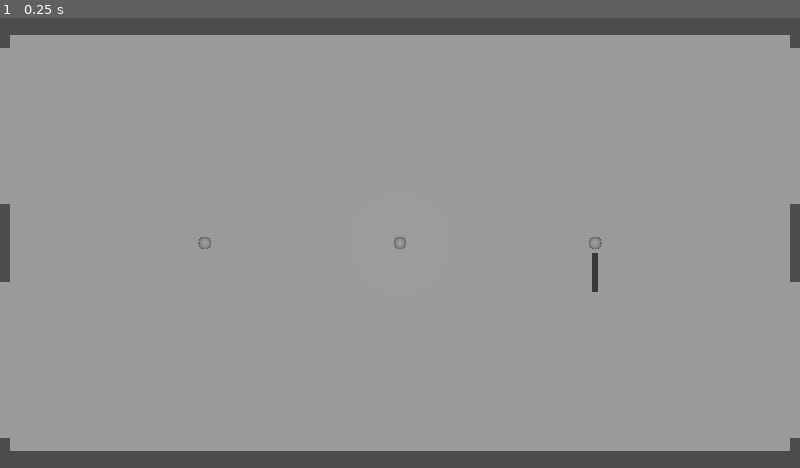
Above: before the commit, frame 1.
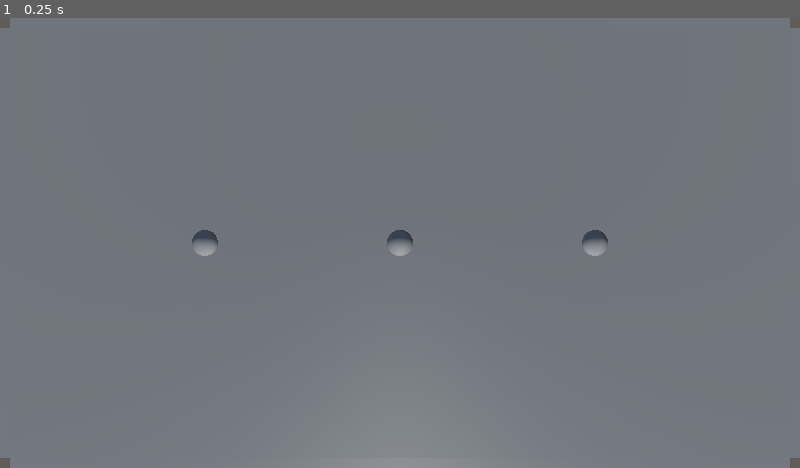
Above: after the commit, the same moment.

Repository: pietrodeluca1997/puck-smashers
Game: Godot game, scene res://Features/Arena/Levels/PrototypeArena.tscn
The game is run twice, just before and just after one commit, with the same random seed, the same clock (stepped at 60 frames per second) and the same inputs.
Inputs:
- Up to frame 1 (0.25 s): no input

The runs differ from the first frame. In frame 1, 99% of the frame differs, in the area x 0-100%, y 0-100%.

Commit message:
Melhoria na física e nas colisões dos RigidBodies - Filtro de máscara de colisão para permitir uma colisão específica para o mouse para uma melhor experiência de jogo.

Diff:
--- a/Features/Arena/Levels/PrototypeArena.tscn
+++ b/Features/Arena/Levels/PrototypeArena.tscn
@@ -1,12 +1,31 @@
-[gd_scene load_steps=23 format=3 uid="uid://cqnys0gdbmb0f"]
+[gd_scene load_steps=27 format=3 uid="uid://cqnys0gdbmb0f"]
 
 [ext_resource type="Script" uid="uid://dkoj1ylx1b6db" path="res://Features/Player/Scripts/Player.gd" id="1_lxhs6"]
 
+[sub_resource type="PhysicsMaterial" id="PhysicsMaterial_voni2"]
+bounce = 1.0
+
+[sub_resource type="SphereShape3D" id="SphereShape3D_lxhs6"]
+radius = 1.0
+
+[sub_resource type="SphereMesh" id="SphereMesh_lxhs6"]
+radius = 1.0
+height = 2.0
+
+[sub_resource type="PhysicsMaterial" id="PhysicsMaterial_lxhs6"]
+bounce = 0.7
+
+[sub_resource type="SphereShape3D" id="SphereShape3D_voni2"]
+radius = 1.5
+
+[sub_resource type="PhysicsMaterial" id="PhysicsMaterial_ypwgc"]
+bounce = 0.7
+
 [sub_resource type="QuadMesh" id="QuadMesh_su7we"]
-size = Vector2(60, 30)
+size = Vector2(62, 33)
 
 [sub_resource type="ConvexPolygonShape3D" id="ConvexPolygonShape3D_lxhs6"]
-points = PackedVector3Array(30, 15, 0, 30, -15, 0, -30, 15, 0, -30, -15, 0)
+points = PackedVector3Array(31, 16.5, 0, 31, -16.5, 0, -31, 16.5, 0, -31, -16.5, 0)
 
 [sub_resource type="BoxMesh" id="BoxMesh_su7we"]
 size = Vector3(60, 2, 1)
@@ -32,120 +51,41 @@
 [sub_resource type="ConvexPolygonShape3D" id="ConvexPolygonShape3D_ypwgc"]
 points = PackedVector3Array(-0.5, -1, -6, 0.5, -1, -6, -0.5, -1, 6, -0.5, 1, -6, 0.5, 1, -6, 0.5, -1, 6, -0.5, 1, 6, 0.5, 1, 6)
 
-[sub_resource type="PhysicsMaterial" id="PhysicsMaterial_voni2"]
-bounce = 1.0
-
-[sub_resource type="SphereShape3D" id="SphereShape3D_lxhs6"]
-
-[sub_resource type="SphereMesh" id="SphereMesh_lxhs6"]
+[sub_resource type="BoxShape3D" id="BoxShape3D_lxhs6"]
+size = Vector3(1, 2, 9)
+
+[sub_resource type="ProceduralSkyMaterial" id="ProceduralSkyMaterial_lxhs6"]
+
+[sub_resource type="Sky" id="Sky_voni2"]
+sky_material = SubResource("ProceduralSkyMaterial_lxhs6")
+
+[sub_resource type="Environment" id="Environment_su7we"]
+background_mode = 2
+sky = SubResource("Sky_voni2")
+
+[sub_resource type="StyleBoxFlat" id="StyleBoxFlat_lxhs6"]
+bg_color = Color(0.172833, 0.172833, 0.172833, 1)
+
+[sub_resource type="StyleBoxFlat" id="StyleBoxFlat_voni2"]
+bg_color = Color(7.73702e-06, 0.493355, 0.0916723, 1)
 
 [sub_resource type="ViewportTexture" id="ViewportTexture_lxhs6"]
-viewport_path = NodePath("SubViewport")
+viewport_path = NodePath("HUD/SubViewport")
 
 [sub_resource type="StandardMaterial3D" id="StandardMaterial3D_lxhs6"]
 resource_local_to_scene = true
 albedo_texture = SubResource("ViewportTexture_lxhs6")
 
 [sub_resource type="PlaneMesh" id="PlaneMesh_lxhs6"]
-size = Vector2(0.5, 3)
-
-[sub_resource type="PhysicsMaterial" id="PhysicsMaterial_lxhs6"]
-bounce = 0.25
-
-[sub_resource type="PhysicsMaterial" id="PhysicsMaterial_ypwgc"]
-bounce = 0.25
-
-[sub_resource type="Environment" id="Environment_su7we"]
-
-[sub_resource type="StyleBoxFlat" id="StyleBoxFlat_lxhs6"]
-bg_color = Color(0.172833, 0.172833, 0.172833, 1)
-
-[sub_resource type="StyleBoxFlat" id="StyleBoxFlat_voni2"]
-bg_color = Color(7.73702e-06, 0.493355, 0.0916723, 1)
+size = Vector2(1, 4)
 
 [node name="PrototypeArena" type="Node3D"]
 
-[node name="Floor" type="Node3D" parent="."]
-
-[node name="MeshInstance3D" type="MeshInstance3D" parent="Floor"]
-transform = Transform3D(1, 0, 0, 0, -4.37114e-08, 1, 0, -1, -4.37114e-08, 0, 0, 0)
-mesh = SubResource("QuadMesh_su7we")
-
-[node name="StaticBody3D" type="StaticBody3D" parent="Floor/MeshInstance3D"]
-
-[node name="CollisionShape3D" type="CollisionShape3D" parent="Floor/MeshInstance3D/StaticBody3D"]
-shape = SubResource("ConvexPolygonShape3D_lxhs6")
-
-[node name="NorthSideWall" type="Node3D" parent="."]
-transform = Transform3D(1, 0, 0, 0, 1, 0, 0, 0, 1, 0, 1, -15.5)
-
-[node name="MeshInstance3D" type="MeshInstance3D" parent="NorthSideWall"]
-mesh = SubResource("BoxMesh_su7we")
-
-[node name="StaticBody3D" type="StaticBody3D" parent="NorthSideWall/MeshInstance3D"]
-
-[node name="CollisionShape3D" type="CollisionShape3D" parent="NorthSideWall/MeshInstance3D/StaticBody3D"]
-shape = SubResource("ConvexPolygonShape3D_voni2")
-
-[node name="SouthSideWall" type="Node3D" parent="."]
-transform = Transform3D(1, 0, 0, 0, 1, 0, 0, 0, 1, 0, 1, 15.5)
-
-[node name="MeshInstance3D" type="MeshInstance3D" parent="SouthSideWall"]
-mesh = SubResource("BoxMesh_su7we")
-
-[node name="StaticBody3D" type="StaticBody3D" parent="SouthSideWall/MeshInstance3D"]
-
-[node name="CollisionShape3D" type="CollisionShape3D" parent="SouthSideWall/MeshInstance3D/StaticBody3D"]
-shape = SubResource("ConvexPolygonShape3D_ue6p7")
-
-[node name="LeftNorthGoalWall" type="Node3D" parent="."]
-transform = Transform3D(1, 0, 0, 0, 1, 0, 0, 0, 1, -30.5, 1, -9)
-
-[node name="MeshInstance3D" type="MeshInstance3D" parent="LeftNorthGoalWall"]
-mesh = SubResource("BoxMesh_lxhs6")
-
-[node name="StaticBody3D" type="StaticBody3D" parent="LeftNorthGoalWall/MeshInstance3D"]
-
-[node name="CollisionShape3D" type="CollisionShape3D" parent="LeftNorthGoalWall/MeshInstance3D/StaticBody3D"]
-shape = SubResource("ConvexPolygonShape3D_xnax1")
-
-[node name="LeftSouthGoalWall" type="Node3D" parent="."]
-transform = Transform3D(1, 0, 0, 0, 1, 0, 0, 0, 1, -30.5, 1, 9)
-
-[node name="MeshInstance3D" type="MeshInstance3D" parent="LeftSouthGoalWall"]
-mesh = SubResource("BoxMesh_lxhs6")
-
-[node name="StaticBody3D" type="StaticBody3D" parent="LeftSouthGoalWall/MeshInstance3D"]
-
-[node name="CollisionShape3D" type="CollisionShape3D" parent="LeftSouthGoalWall/MeshInstance3D/StaticBody3D"]
-shape = SubResource("ConvexPolygonShape3D_7nguq")
-
-[node name="RightSouthGoalWall" type="Node3D" parent="."]
-transform = Transform3D(1, 0, 0, 0, 1, 0, 0, 0, 1, 30.5, 1, 9)
-
-[node name="MeshInstance3D" type="MeshInstance3D" parent="RightSouthGoalWall"]
-mesh = SubResource("BoxMesh_lxhs6")
-
-[node name="StaticBody3D" type="StaticBody3D" parent="RightSouthGoalWall/MeshInstance3D"]
-
-[node name="CollisionShape3D" type="CollisionShape3D" parent="RightSouthGoalWall/MeshInstance3D/StaticBody3D"]
-shape = SubResource("ConvexPolygonShape3D_gtda5")
-
-[node name="RightNorthGoalWall" type="Node3D" parent="."]
-transform = Transform3D(1, 0, 0, 0, 1, 0, 0, 0, 1, 30.5, 1, -9)
-
-[node name="MeshInstance3D" type="MeshInstance3D" parent="RightNorthGoalWall"]
-mesh = SubResource("BoxMesh_lxhs6")
-
-[node name="StaticBody3D" type="StaticBody3D" parent="RightNorthGoalWall/MeshInstance3D"]
-
-[node name="CollisionShape3D" type="CollisionShape3D" parent="RightNorthGoalWall/MeshInstance3D/StaticBody3D"]
-shape = SubResource("ConvexPolygonShape3D_ypwgc")
-
 [node name="Ball" type="Node3D" parent="."]
-transform = Transform3D(1, 0, 0, 0, 1, 0, 0, 0, 1, 0, 0.5, 0)
+transform = Transform3D(1, 0, 0, 0, 1, 0, 0, 0, 1, 0, 1, 0)
 
 [node name="RigidBody3D" type="RigidBody3D" parent="Ball"]
+axis_lock_linear_y = true
 physics_material_override = SubResource("PhysicsMaterial_voni2")
 continuous_cd = true
 
@@ -156,21 +96,22 @@
 mesh = SubResource("SphereMesh_lxhs6")
 skeleton = NodePath("../..")
 
-[node name="ArrowPivot" type="Node3D" parent="."]
-transform = Transform3D(1, 0, 0, 0, 1, 0, 0, 0, 1, 14.9988, 2.50138, -0.0424843)
-
-[node name="ArrowMesh3D" type="MeshInstance3D" parent="ArrowPivot"]
-transform = Transform3D(1, 0, 0, 0, 1, 0, 0, 0, 1, 0.000518799, 0.00369263, 2.30493)
-material_override = SubResource("StandardMaterial3D_lxhs6")
-mesh = SubResource("PlaneMesh_lxhs6")
-skeleton = NodePath("../../Player")
-
 [node name="Player" type="RigidBody3D" parent="."]
-transform = Transform3D(1, 0, 0, 0, 1, 0, 0, 0, 1, 15, 0.5, 0)
+transform = Transform3D(1, 0, 0, 0, 1, 0, 0, 0, 1, 15, 1, 0)
+axis_lock_linear_y = true
 physics_material_override = SubResource("PhysicsMaterial_lxhs6")
 continuous_cd = true
-max_contacts_reported = 2
+contact_monitor = true
+max_contacts_reported = 1
 script = ExtResource("1_lxhs6")
+
+[node name="PlayerInteractArea" type="Area3D" parent="Player"]
+transform = Transform3D(1, -2.90045e-05, -0.00101029, 3.02329e-05, 0.999999, 0.00122514, 0.00101026, -0.00122517, 0.999999, 0, 0, 0)
+collision_layer = 2
+collision_mask = 2
+
+[node name="CollisionShape3D" type="CollisionShape3D" parent="Player/PlayerInteractArea"]
+shape = SubResource("SphereShape3D_voni2")
 
 [node name="CollisionShape3D" type="CollisionShape3D" parent="Player"]
 shape = SubResource("SphereShape3D_lxhs6")
@@ -180,9 +121,10 @@
 skeleton = NodePath("../..")
 
 [node name="Bot" type="Node3D" parent="."]
-transform = Transform3D(1, 0, 0, 0, 1, 0, 0, 0, 1, -15, 0.5, 0)
+transform = Transform3D(1, 0, 0, 0, 1, 0, 0, 0, 1, -15, 1, 0)
 
 [node name="RigidBody3D" type="RigidBody3D" parent="Bot"]
+axis_lock_linear_y = true
 physics_material_override = SubResource("PhysicsMaterial_ypwgc")
 continuous_cd = true
 max_contacts_reported = 5
@@ -199,15 +141,112 @@
 projection = 1
 size = 34.6
 
-[node name="WorldEnvironment" type="WorldEnvironment" parent="."]
+[node name="Arena" type="Node" parent="."]
+
+[node name="Floor" type="Node3D" parent="Arena"]
+
+[node name="MeshInstance3D" type="MeshInstance3D" parent="Arena/Floor"]
+transform = Transform3D(1, 0, 0, 0, -4.37114e-08, 1, 0, -1, -4.37114e-08, 0.032896, 0.0159636, 0.00293732)
+mesh = SubResource("QuadMesh_su7we")
+
+[node name="StaticBody3D" type="StaticBody3D" parent="Arena/Floor/MeshInstance3D"]
+
+[node name="CollisionShape3D" type="CollisionShape3D" parent="Arena/Floor/MeshInstance3D/StaticBody3D"]
+shape = SubResource("ConvexPolygonShape3D_lxhs6")
+
+[node name="NorthSideWall" type="Node3D" parent="Arena"]
+transform = Transform3D(1, 0, 0, 0, 1, 0, 0, 0, 1, 0, 1, -17)
+
+[node name="MeshInstance3D" type="MeshInstance3D" parent="Arena/NorthSideWall"]
+mesh = SubResource("BoxMesh_su7we")
+
+[node name="StaticBody3D" type="StaticBody3D" parent="Arena/NorthSideWall/MeshInstance3D"]
+
+[node name="CollisionShape3D" type="CollisionShape3D" parent="Arena/NorthSideWall/MeshInstance3D/StaticBody3D"]
+shape = SubResource("ConvexPolygonShape3D_voni2")
+
+[node name="SouthSideWall" type="Node3D" parent="Arena"]
+transform = Transform3D(1, 0, 0, 0, 1, 0, 0, 0, 1, 0, 1, 17)
+
+[node name="MeshInstance3D" type="MeshInstance3D" parent="Arena/SouthSideWall"]
+mesh = SubResource("BoxMesh_su7we")
+
+[node name="StaticBody3D" type="StaticBody3D" parent="Arena/SouthSideWall/MeshInstance3D"]
+
+[node name="CollisionShape3D" type="CollisionShape3D" parent="Arena/SouthSideWall/MeshInstance3D/StaticBody3D"]
+shape = SubResource("ConvexPolygonShape3D_ue6p7")
+
+[node name="LeftNorthGoalWall" type="Node3D" parent="Arena"]
+transform = Transform3D(1, 0, 0, 0, 1, 0, 0, 0, 1, -30.5, 1, -10.5)
+
+[node name="MeshInstance3D" type="MeshInstance3D" parent="Arena/LeftNorthGoalWall"]
+mesh = SubResource("BoxMesh_lxhs6")
+
+[node name="StaticBody3D" type="StaticBody3D" parent="Arena/LeftNorthGoalWall/MeshInstance3D"]
+
+[node name="CollisionShape3D" type="CollisionShape3D" parent="Arena/LeftNorthGoalWall/MeshInstance3D/StaticBody3D"]
+shape = SubResource("ConvexPolygonShape3D_xnax1")
+
+[node name="LeftSouthGoalWall" type="Node3D" parent="Arena"]
+transform = Transform3D(1, 0, 0, 0, 1, 0, 0, 0, 1, -30.5, 1, 10.5)
+
+[node name="MeshInstance3D" type="MeshInstance3D" parent="Arena/LeftSouthGoalWall"]
+mesh = SubResource("BoxMesh_lxhs6")
+
+[node name="StaticBody3D" type="StaticBody3D" parent="Arena/LeftSouthGoalWall/MeshInstance3D"]
+
+[node name="CollisionShape3D" type="CollisionShape3D" parent="Arena/LeftSouthGoalWall/MeshInstance3D/StaticBody3D"]
+shape = SubResource("ConvexPolygonShape3D_7nguq")
+
+[node name="RightSouthGoalWall" type="Node3D" parent="Arena"]
+transform = Transform3D(1, 0, 0, 0, 1, 0, 0, 0, 1, 30.5, 1, 10.5)
+
+[node name="MeshInstance3D" type="MeshInstance3D" parent="Arena/RightSouthGoalWall"]
+mesh = SubResource("BoxMesh_lxhs6")
+
+[node name="StaticBody3D" type="StaticBody3D" parent="Arena/RightSouthGoalWall/MeshInstance3D"]
+
+[node name="CollisionShape3D" type="CollisionShape3D" parent="Arena/RightSouthGoalWall/MeshInstance3D/StaticBody3D"]
+shape = SubResource("ConvexPolygonShape3D_gtda5")
+
+[node name="RightNorthGoalWall" type="Node3D" parent="Arena"]
+transform = Transform3D(1, 0, 0, 0, 1, 0, 0, 0, 1, 30.5, 1, -10.5)
+
+[node name="MeshInstance3D" type="MeshInstance3D" parent="Arena/RightNorthGoalWall"]
+mesh = SubResource("BoxMesh_lxhs6")
+
+[node name="StaticBody3D" type="StaticBody3D" parent="Arena/RightNorthGoalWall/MeshInstance3D"]
+
+[node name="CollisionShape3D" type="CollisionShape3D" parent="Arena/RightNorthGoalWall/MeshInstance3D/StaticBody3D"]
+shape = SubResource("ConvexPolygonShape3D_ypwgc")
+
+[node name="LeftGoal" type="Area3D" parent="Arena"]
+transform = Transform3D(1, 0, 0, 0, 1, 0, 0, 0, 1, -30.5, 0, 0)
+
+[node name="CollisionShape3D" type="CollisionShape3D" parent="Arena/LeftGoal"]
+transform = Transform3D(1, 0.00038914, 4.83236e-05, -0.000389145, 1, 0.000147285, -4.82847e-05, -0.000147297, 1, 0.00105095, 1.00761, 0.000573635)
+shape = SubResource("BoxShape3D_lxhs6")
+
+[node name="RightGoal" type="Area3D" parent="Arena"]
+transform = Transform3D(1, 0, 0, 0, 1, 0, 0, 0, 1, 30.5, 0, 0)
+
+[node name="CollisionShape3D" type="CollisionShape3D" parent="Arena/RightGoal"]
+transform = Transform3D(1, 0.00038914, 4.83236e-05, -0.000389145, 1, 0.000147285, -4.82847e-05, -0.000147297, 1, 0.00105095, 1.00761, 0.000573635)
+shape = SubResource("BoxShape3D_lxhs6")
+
+[node name="Environment" type="Node" parent="."]
+
+[node name="WorldEnvironment" type="WorldEnvironment" parent="Environment"]
 environment = SubResource("Environment_su7we")
 
-[node name="SunLight" type="DirectionalLight3D" parent="."]
-transform = Transform3D(1, 0, 0, 0, 1.19249e-08, 1, 0, -1, 1.19249e-08, 0, 0, 0)
-
-[node name="SubViewport" type="SubViewport" parent="."]
-
-[node name="ProgressBar" type="ProgressBar" parent="SubViewport"]
+[node name="SunLight" type="DirectionalLight3D" parent="Environment"]
+transform = Transform3D(1, 0, 0, 0, 0.919822, 0.392337, 0, -0.392337, 0.919822, 0, 0, 0)
+
+[node name="HUD" type="Node" parent="."]
+
+[node name="SubViewport" type="SubViewport" parent="HUD"]
+
+[node name="ProgressBar" type="ProgressBar" parent="HUD/SubViewport"]
 anchors_preset = 15
 anchor_right = 1.0
 anchor_bottom = 1.0
@@ -218,3 +257,15 @@
 max_value = 50.0
 fill_mode = 2
 metadata/_edit_use_anchors_ = true
+
+[node name="ArrowPivot" type="Node3D" parent="HUD"]
+transform = Transform3D(1, 0, 0, 0, 1, 0, 0, 0, 1, 15.0364, 5.05875, -0.0726873)
+
+[node name="ArrowMesh3D" type="MeshInstance3D" parent="HUD/ArrowPivot"]
+transform = Transform3D(1, 0, 0, 0, 1, 0, 0, 0, 1, 0.000518799, 0.00369263, 3.54848)
+material_override = SubResource("StandardMaterial3D_lxhs6")
+mesh = SubResource("PlaneMesh_lxhs6")
+skeleton = NodePath("../../../Player")
+
+[connection signal="body_entered" from="Arena/LeftGoal" to="Player" method="_on_left_goal_body_entered"]
+[connection signal="body_entered" from="Arena/RightGoal" to="Player" method="_on_right_goal_body_entered"]
--- a/Features/Player/Scripts/Player.gd
+++ b/Features/Player/Scripts/Player.gd
@@ -1,20 +1,24 @@
 extends RigidBody3D
 
 @onready var camera = $"../Camera3D"
-@onready var direction_and_force_bar = $"../SubViewport/ProgressBar"
-@onready var direction_and_force_bar_mesh_pivot = $"../ArrowPivot"
+@onready var direction_and_force_bar = $"../HUD/SubViewport/ProgressBar"
+@onready var direction_and_force_bar_mesh_pivot = $"../HUD/ArrowPivot"
 
 var is_holding: bool = false
 var force_increase_factor: float = 50.0
 var last_mouse_world_direction: Vector3 = Vector3.ZERO
 
+func _ready():
+	direction_and_force_bar_mesh_pivot.visible = false
+
 func _input(event: InputEvent):
 	if event is InputEventMouseButton and event.button_index == MOUSE_BUTTON_LEFT:
 		match event:
 			_ when event.is_pressed():
-				var result: Dictionary = get_mouse_3D_info(event.position)
-				if result and result.collider and result.collider.name == "Player":
+				var result: Dictionary = get_mouse_3D_info(event.position, 2)
+				if result and result.collider and result.collider.name == "PlayerInteractArea":
 					print("crico no preier")
+					direction_and_force_bar_mesh_pivot.visible = true
 					is_holding = true
 
 			_ when event.is_released():
@@ -22,10 +26,10 @@
 				is_holding = false
 
 func _process(delta: float) -> void:
-	direction_and_force_bar_mesh_pivot.global_position = global_position
+	direction_and_force_bar_mesh_pivot.global_position = Vector3(global_position.x, direction_and_force_bar_mesh_pivot.global_position.y, global_position.z)
 	if is_holding:
 		direction_and_force_bar.value += force_increase_factor * delta
-		var result: Dictionary = get_mouse_3D_info(get_viewport().get_mouse_position())
+		var result: Dictionary = get_mouse_3D_info(get_viewport().get_mouse_position(), 1)
 		if result and result.collider:
 			var direction_to_mouse: Vector3 = (result.position - global_position).normalized()
 			direction_to_mouse.y = 0.0
@@ -34,10 +38,11 @@
 
 			direction_and_force_bar_mesh_pivot.rotation.y = angle
 	else:
+		direction_and_force_bar_mesh_pivot.visible = false
 		apply_central_impulse(last_mouse_world_direction * -direction_and_force_bar.value)
 		direction_and_force_bar.value = 0.0
 
-func get_mouse_3D_info(mouse_position: Vector2) -> Dictionary:
+func get_mouse_3D_info(mouse_position: Vector2, mask: int) -> Dictionary:
 	var from: Vector3 = camera.project_ray_origin(mouse_position)
 	var to: Vector3 = from + camera.project_ray_normal(mouse_position) * 1000
 
@@ -45,5 +50,14 @@
 	var query := PhysicsRayQueryParameters3D.create(from, to)
 	query.collide_with_areas = true
 	query.collide_with_bodies = true
+	query.collision_mask = mask
 
 	return space_state.intersect_ray(query)
+
+
+func _on_left_goal_body_entered(body: Node3D) -> void:
+	pass
+
+
+func _on_right_goal_body_entered(body: Node3D) -> void:
+	pass
